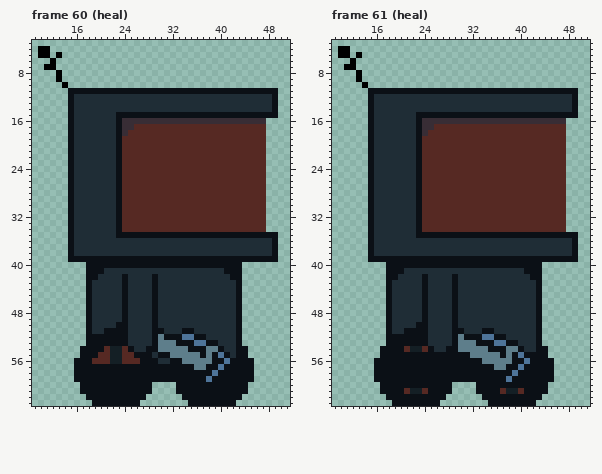
A pixel-art file gets an edit: assets/player_v3.aseprite. Above: the version before the commit.
64x64 pixels, 88 frames. Shown: frame 60 (heal): x 9..51, y 3..63; frame 61 (heal): x 9..51, y 3..63. The commit also changed other frames, which this record leaves out.
New version:
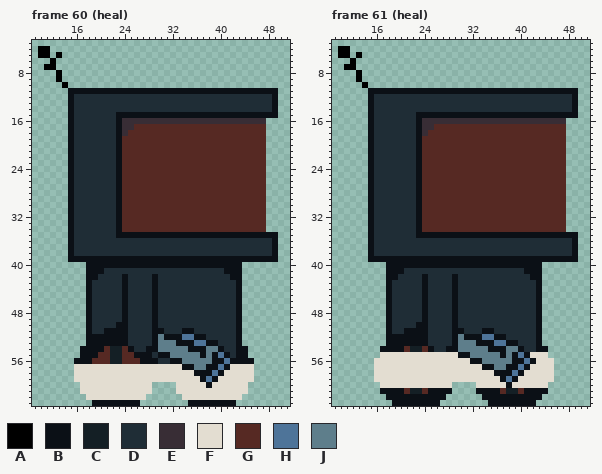
Palette (. is transparent): A #000000  B #0b1016  C #141f25  D #1f2d36  E #382d35  F #e3ddd1  G #562923  H #4e7499  J #5e7e8b
What changed:
--- frame 60 (heal), layer "Nanites"
@@ x 9..51 @@
 56 .......BBBGGGCCGGGBBBDDBBJJJJJBBHBBBB......
-57 .......BBBBBBBBBBBBBBBBBBBBJJBBHBBBBB......
-58 .......BBBBBBBBBBBBBBBBBBBBBBBHBBBBBB......
-59 .......BBBBBBBBBBBBBBBBBBBBBBHBBBBBBB......
-60 ........BBBBBBBBBBBB....BBBBBBBBBBBB.......
-61 ........BBBBBBBBBBBB....BBBBBBBBBBBB.......
-62 .........BBBBBBBBBB......BBBBBBBBBB........
+57 .......FFFFFFFFFFFFFFFFFFBBJJBBHBFFFF......
+58 .......FFFFFFFFFFFFFFFFFFFFBBBHBFFFFF......
+59 .......FFFFFFFFFFFFFFFFFFFFFBHBFFFFFF......
+60 ........FFFFFFFFFFFF....FFFFFBFFFFFF.......
+61 ........FFFFFFFFFFFF....FFFFFFFFFFFF.......
+62 .........FFFFFFFFFF......FFFFFFFFFF........
 63 ..........BBBBBBBB........BBBBBBBB.........
--- frame 61 (heal), layer "Nanites"
@@ x 9..51 @@
 54 ........BBBBGCCGBDDBBJJJJJBBBJJBDDBB.......
-55 ........BBBBBBBBBBBBBBBJJJJJBJBHBBBB.......
-56 .......BBBBBBBBBBBBBBBBBBJJJJJBBHBBBB......
-57 .......BBBBBBBBBBBBBBBBBBBBJJBBHBBBBB......
-58 .......BBBBBBBBBBBBBBBBBBBBBBBHBBBBBB......
-59 .......BBBBBBBBBBBBBBBBBBBBBBHBBBBBBB......
-60 ........BBBBBBBBBBBB....BBBBBBBBBBBB.......
+55 ........FFFFFFFFFFFFFBBJJJJJBJBHBFFF.......
+56 .......FFFFFFFFFFFFFFFFBBJJJJJBBHBFFF......
+57 .......FFFFFFFFFFFFFFFFFFBBJJBBHBFFFF......
+58 .......FFFFFFFFFFFFFFFFFFFFBBBHBFFFFF......
+59 .......FFFFFFFFFFFFFFFFFFFFFBHBFFFFFF......
+60 ........FFFFFFFFFFFF....FFFFFBFFFFFF.......
 61 ........BBBBGCCGBBBB....BBBBGCCGBBBB.......
